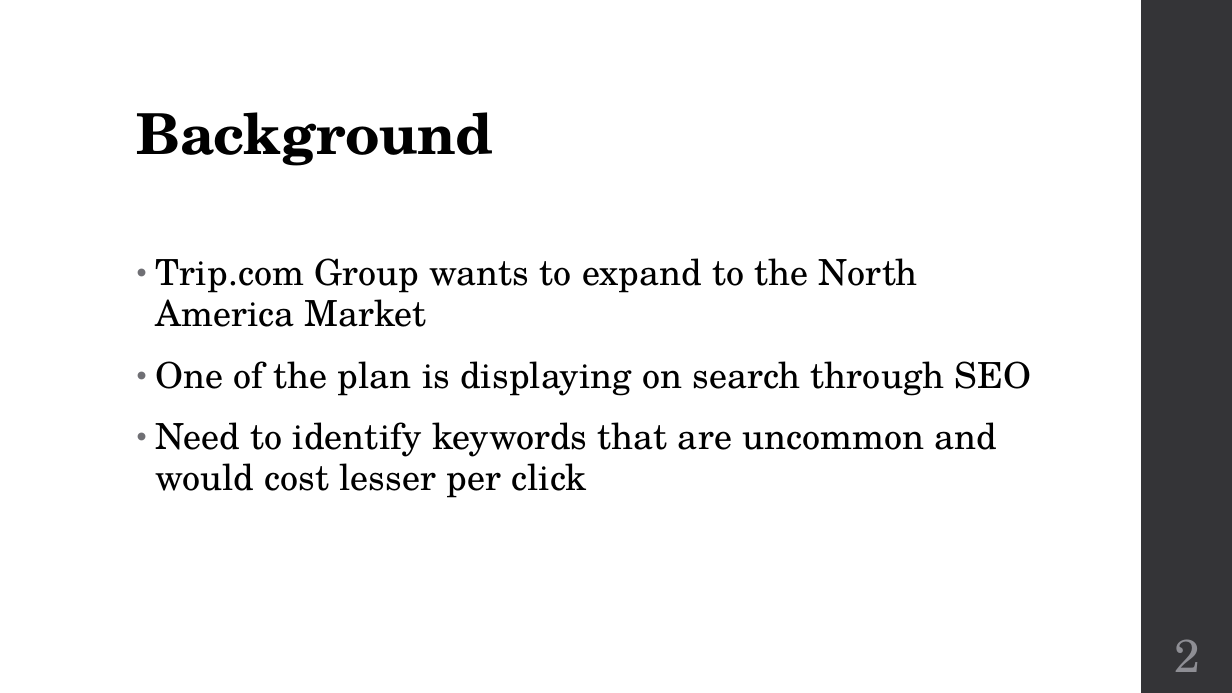
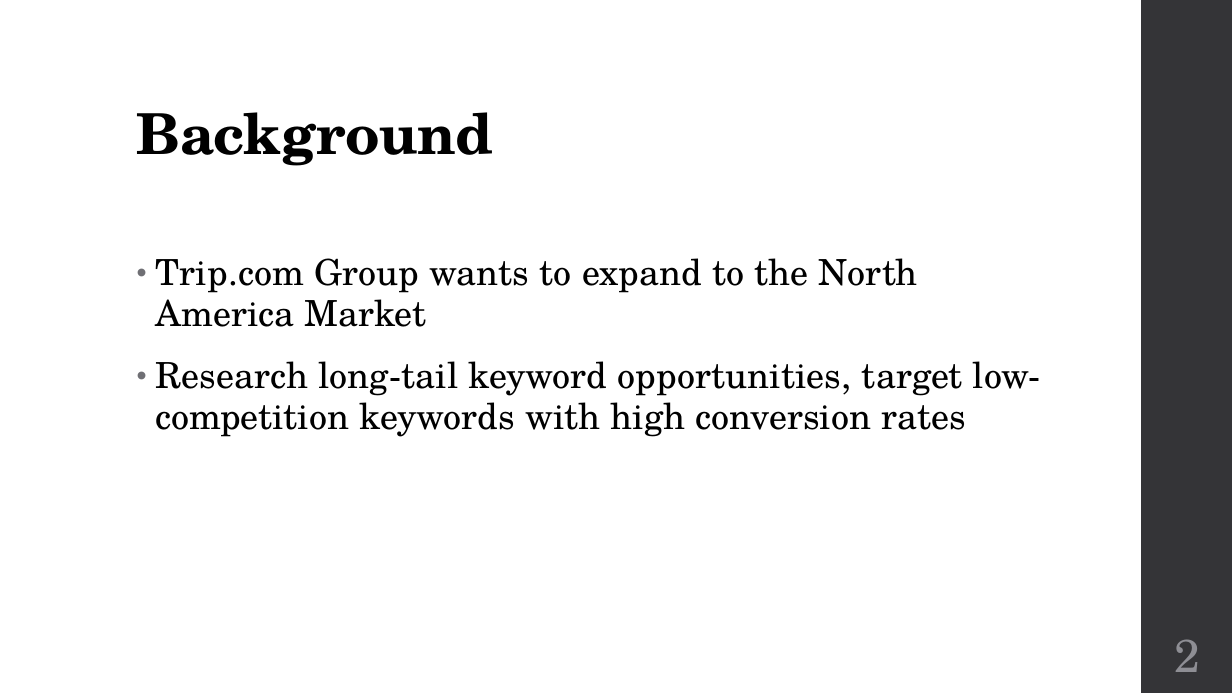
Before and after one commit to ngzengdi/GA-Projects, a slide deck: slide 2 of project_3/Presentation/Apply Text Classification as a Keyword Strategy for.pptx. Drawn at 1232x693 pixels with LibreOffice and Linux fonts; fonts in the diff are those of the drawing. Boxes give left, top, right and bottom in pixels: in the first picture for what was removed or moved away, otherwise in the second. Text is boxed around its words. In the diff, an @@ line names an element or a change of style, - is before the commit and + after.

```diff
--- a/project_3/Presentation/Apply Text Classification as a Keyword Strategy for.pptx
+++ b/project_3/Presentation/Apply Text Classification as a Keyword Strategy for.pptx
@@ text at [155, 361, 1041, 437]: text changed @@
-• One of the plan is displaying on search through SEO
-• Need to identify keywords that are uncommon and would cost lesser per click
+• Research long-tail keyword opportunities, target low-competition keywords with high conversion rates
```
Also in this commit, not shown: 5 other slides changed, 15 other files.
